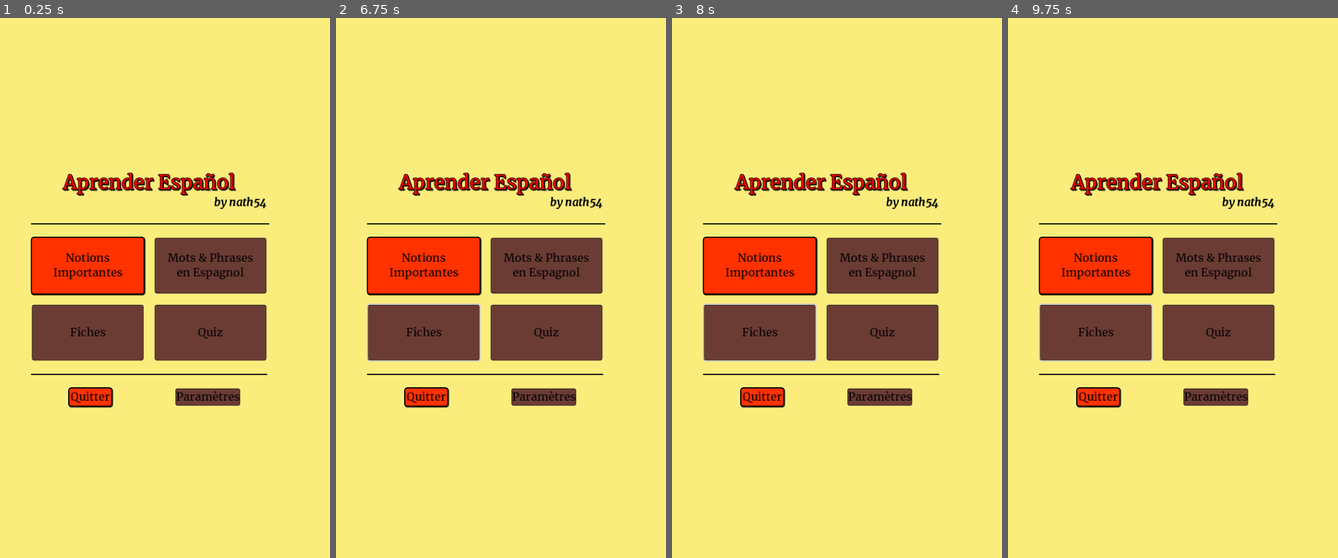
Above: before the commit, frames 1-4 (left to right).
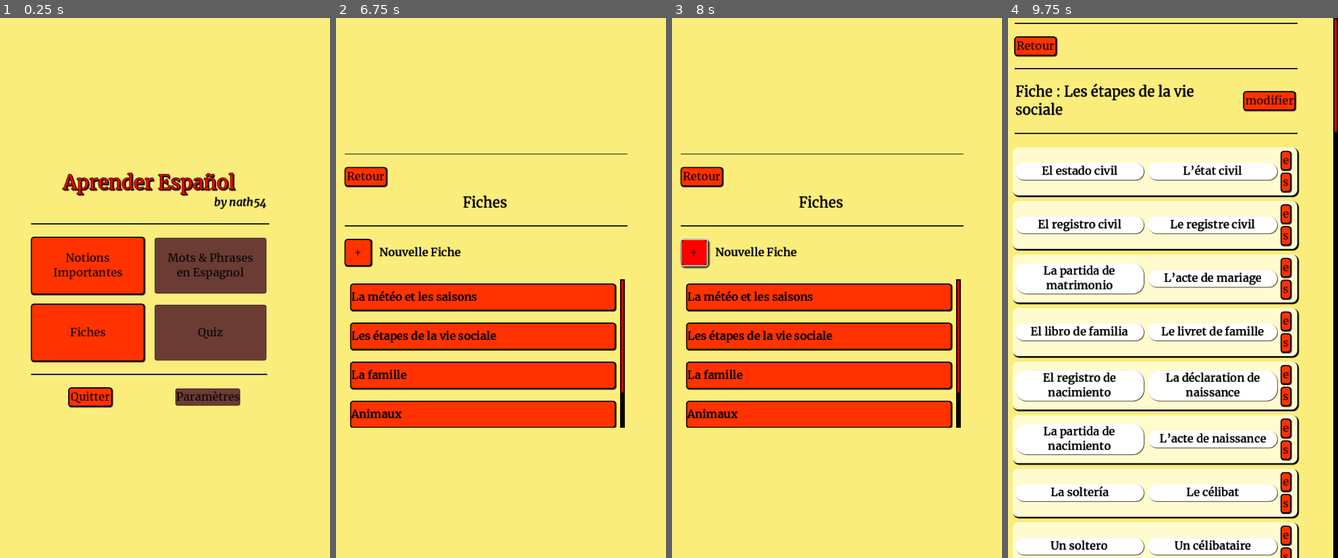
Above: after the commit, the same moments.

Repository: nath54/Aprender_el_espanol
Game: Godot game, scene res://pages/menu_principal/MainMenu.tscn
The game is run twice, just before and just after one commit, with the same random seed, the same clock (stepped at 60 frames per second) and the same inputs.
Inputs (mouse positions are in pixels of both pictures, inside the frame that each line leads up to):
- Up to frame 1 (0.25 s): no input
- Up to frame 2 (6.75 s): click (425, 331) at 0.5 s, where only the run after the commit has a clickable "Fiches"; click (365, 174) at 1.25 s, where only the run after the commit has a clickable "Retour"; click "Notions Importantes" at 2 s; click "Retour" at 2.75 s; click "Notions Importantes" at 3.5 s; click "Conjugaison" at 4.25 s; click "Retour" at 5 s; click "Retour" at 5.75 s; click (425, 331) at 6.5 s, where only the run after the commit has a clickable "Fiches"
- Up to frame 3 (8 s): click (695, 250) at 7.25 s, where only the run after the commit has a clickable "+"
- Up to frame 4 (9.75 s): click (1156, 298) at 8.02 s; click (1034, 45) at 8.75 s, where only the run after the commit has a clickable "Retour"; click (1156, 336) at 9.52 s

The runs differ from the first frame. In frame 1, 3.8% of the frame differs, in the area x 9-45%, y 52-64%; in frame 2, 29%; in frame 3, 29%; in frame 4, 67%, in the area x 1-100%, y 0-100%.

Commit message:
Mise en place des fiches

Diff:
--- a/global/Lib.gd
+++ b/global/Lib.gd
@@ -1,11 +1,23 @@
 extends Node
 
-
-# Called when the node enters the scene tree for the first time.
-func _ready():
-	pass # Replace with function body.
+func list_files_in_directory(path: String) -> Array[String]:
+	var files: Array[String] = [];
+	var dir: DirAccess = DirAccess.open(path);
+	dir.list_dir_begin();
+	#
+	while true:
+		var file: String = dir.get_next();
+		if file == "":
+			break
+		elif not file.begins_with("."):
+			files.append(file);
+	#
+	dir.list_dir_end();
+	#
+	return files;
 
 
-# Called every frame. 'delta' is the elapsed time since the previous frame.
-func _process(delta):
-	pass
+func load_file(path: String) -> Dictionary:
+	var txt: String = FileAccess.get_file_as_string(path)
+	var data: Dictionary = JSON.parse_string(txt)
+	return data;
--- a/pages/TemplatePage.tscn
+++ b/pages/TemplatePage.tscn
@@ -34,6 +34,10 @@
 layout_mode = 2
 theme_override_constants/separation = 15
 
+[node name="HSeparator2" type="HSeparator" parent="ScrollContainer/CenterContainer/VBoxContainer"]
+custom_minimum_size = Vector2(500, 0)
+layout_mode = 2
+
 [node name="HBoxContainer" type="HBoxContainer" parent="ScrollContainer/CenterContainer/VBoxContainer"]
 layout_mode = 2
 
--- /dev/null
+++ b/pages/menu_principal/FichesCustom/EltFiche.gd
@@ -0,0 +1,32 @@
+extends PanelContainer
+class_name EltFiche
+
+@export var words_1: Array = [];
+@export var words_2: Array = [];
+var initialized: bool = false;
+
+var mot_node = preload("res://pages/menu_principal/FichesCustom/Mot.tscn");
+
+func set_words_col(col: VBoxContainer, word_list: Array):
+	# Cleaning
+	for c in col.get_children():
+		c.queue_free();
+	# Colone
+	col.add_child(Vide.new());
+	for w in word_list:
+		var mot: Mot = mot_node.instantiate();
+		mot.mot = w;
+		col.add_child(mot);
+	col.add_child(Vide.new());
+
+
+func _ready():
+	pass
+
+
+func _on_col_1_ready():
+	set_words_col(%Col1, self.words_1);
+
+
+func _on_col_2_ready():
+	set_words_col(%Col2, self.words_2);
--- /dev/null
+++ b/pages/menu_principal/FichesCustom/EltFiche.tscn
@@ -0,0 +1,56 @@
+[gd_scene load_steps=3 format=3 uid="uid://brya431mhbnop"]
+
+[ext_resource type="StyleBox" uid="uid://bj6mcjml42tu4" path="res://res/Theme/fiches/pn_elt_bg.tres" id="1_ifmgj"]
+[ext_resource type="Script" path="res://pages/menu_principal/FichesCustom/EltFiche.gd" id="2_ukrfa"]
+
+[node name="ExElt1" type="PanelContainer"]
+custom_minimum_size = Vector2(50, 50)
+size_flags_vertical = 3
+theme_override_styles/panel = ExtResource("1_ifmgj")
+script = ExtResource("2_ukrfa")
+
+[node name="Elt" type="HBoxContainer" parent="."]
+layout_mode = 2
+theme_override_constants/separation = 8
+
+[node name="Col1" type="VBoxContainer" parent="Elt"]
+unique_name_in_owner = true
+layout_mode = 2
+size_flags_horizontal = 3
+size_flags_vertical = 4
+theme_override_constants/separation = 8
+
+[node name="Col2" type="VBoxContainer" parent="Elt"]
+unique_name_in_owner = true
+layout_mode = 2
+size_flags_horizontal = 3
+size_flags_vertical = 4
+theme_override_constants/separation = 8
+
+[node name="Bts" type="VBoxContainer" parent="Elt"]
+layout_mode = 2
+theme_override_constants/separation = 8
+
+[node name="Vide3" type="Control" parent="Elt/Bts"]
+layout_mode = 2
+
+[node name="Bt_edit" type="Button" parent="Elt/Bts"]
+layout_mode = 2
+size_flags_vertical = 4
+text = "e"
+
+[node name="Bt_supr" type="Button" parent="Elt/Bts"]
+layout_mode = 2
+size_flags_vertical = 4
+text = "s"
+
+[node name="Vide4" type="Control" parent="Elt/Bts"]
+layout_mode = 2
+size_flags_horizontal = 8
+size_flags_stretch_ratio = 0.0
+
+[node name="Vide5" type="Control" parent="Elt"]
+layout_mode = 2
+
+[connection signal="ready" from="Elt/Col1" to="." method="_on_col_1_ready"]
+[connection signal="ready" from="Elt/Col2" to="." method="_on_col_2_ready"]
--- /dev/null
+++ b/pages/menu_principal/FichesCustom/Fiche.gd
@@ -0,0 +1,27 @@
+extends Control
+
+
+var elt_node := preload("res://pages/menu_principal/FichesCustom/EltFiche.tscn");
+
+
+# Called when the node enters the scene tree for the first time.
+func _ready():
+	if Global.ouverture_fiche != "":
+		var data: Dictionary = Lib.load_file(Global.ouverture_fiche);
+		#
+		$ScrollContainer/CenterContainer/Container/HBoxContainer2/Titre.text = "Fiche : "+data["nom"];
+		#
+		for elt in data["elements"]:
+			var wds1: Array = elt[0];
+			var wds2: Array = elt[1];
+			#
+			var eltfiche: EltFiche = elt_node.instantiate();
+			eltfiche.words_1 = wds1;
+			eltfiche.words_2 = wds2;
+			$ScrollContainer/CenterContainer/Container/Container.add_child(eltfiche);
+
+
+
+
+func _on_bt_retour_pressed():
+	get_tree().change_scene_to_file("res://pages/menu_principal/FichesCustom/ListeFiches.tscn");
--- a/pages/menu_principal/FichesCustom/Fiche.tscn
+++ b/pages/menu_principal/FichesCustom/Fiche.tscn
@@ -1,12 +1,15 @@
-[gd_scene format=3 uid="uid://j70883r4l81e"]
+[gd_scene load_steps=2 format=3 uid="uid://j70883r4l81e"]
 
-[node name="NotionsImportantes" type="Control"]
+[ext_resource type="Script" path="res://pages/menu_principal/FichesCustom/Fiche.gd" id="1_rkb5k"]
+
+[node name="Fiche" type="Control"]
 layout_mode = 3
 anchors_preset = 15
 anchor_right = 1.0
 anchor_bottom = 1.0
 grow_horizontal = 2
 grow_vertical = 2
+script = ExtResource("1_rkb5k")
 
 [node name="Panel" type="Panel" parent="."]
 layout_mode = 1
@@ -30,42 +33,56 @@
 size_flags_horizontal = 3
 size_flags_vertical = 3
 
-[node name="VBoxContainer" type="VBoxContainer" parent="ScrollContainer/CenterContainer"]
+[node name="Container" type="VBoxContainer" parent="ScrollContainer/CenterContainer"]
 layout_mode = 2
 theme_override_constants/separation = 15
 
-[node name="HBoxContainer" type="HBoxContainer" parent="ScrollContainer/CenterContainer/VBoxContainer"]
+[node name="HSeparator3" type="HSeparator" parent="ScrollContainer/CenterContainer/Container"]
+custom_minimum_size = Vector2(500, 0)
 layout_mode = 2
 
-[node name="Bt_Retour" type="Button" parent="ScrollContainer/CenterContainer/VBoxContainer/HBoxContainer"]
+[node name="HBoxContainer" type="HBoxContainer" parent="ScrollContainer/CenterContainer/Container"]
+layout_mode = 2
+
+[node name="Bt_Retour" type="Button" parent="ScrollContainer/CenterContainer/Container/HBoxContainer"]
 layout_mode = 2
 text = "Retour"
 
-[node name="HSeparator2" type="HSeparator" parent="ScrollContainer/CenterContainer/VBoxContainer"]
+[node name="HSeparator2" type="HSeparator" parent="ScrollContainer/CenterContainer/Container"]
 custom_minimum_size = Vector2(500, 0)
 layout_mode = 2
 
-[node name="HBoxContainer2" type="HBoxContainer" parent="ScrollContainer/CenterContainer/VBoxContainer"]
+[node name="HBoxContainer2" type="HBoxContainer" parent="ScrollContainer/CenterContainer/Container"]
 layout_mode = 2
 
-[node name="Titre" type="Label" parent="ScrollContainer/CenterContainer/VBoxContainer/HBoxContainer2"]
+[node name="Titre" type="Label" parent="ScrollContainer/CenterContainer/Container/HBoxContainer2"]
 layout_mode = 2
 size_flags_horizontal = 3
 theme_override_font_sizes/font_size = 25
 text = "Fiche"
-horizontal_alignment = 1
 vertical_alignment = 1
+autowrap_mode = 2
 
-[node name="VSeparator" type="VSeparator" parent="ScrollContainer/CenterContainer/VBoxContainer/HBoxContainer2"]
+[node name="VSeparator" type="VSeparator" parent="ScrollContainer/CenterContainer/Container/HBoxContainer2"]
 modulate = Color(1, 1, 1, 0)
 layout_mode = 2
-size_flags_horizontal = 3
 size_flags_stretch_ratio = 2.0
 
-[node name="Bt_Retour" type="Button" parent="ScrollContainer/CenterContainer/VBoxContainer/HBoxContainer2"]
+[node name="Bt_Retour" type="Button" parent="ScrollContainer/CenterContainer/Container/HBoxContainer2"]
 layout_mode = 2
+size_flags_vertical = 4
 text = "modifier"
 
-[node name="HSeparator" type="HSeparator" parent="ScrollContainer/CenterContainer/VBoxContainer"]
+[node name="HSeparator" type="HSeparator" parent="ScrollContainer/CenterContainer/Container"]
 custom_minimum_size = Vector2(500, 0)
 layout_mode = 2
+
+[node name="Container" type="VBoxContainer" parent="ScrollContainer/CenterContainer/Container"]
+layout_mode = 2
+theme_override_constants/separation = 10
+
+[node name="HSeparator4" type="HSeparator" parent="ScrollContainer/CenterContainer/Container"]
+custom_minimum_size = Vector2(500, 0)
+layout_mode = 2
+
+[connection signal="pressed" from="ScrollContainer/CenterContainer/Container/HBoxContainer/Bt_Retour" to="." method="_on_bt_retour_pressed"]
--- a/pages/menu_principal/FichesCustom/ListeFiches.gd
+++ b/pages/menu_principal/FichesCustom/ListeFiches.gd
@@ -1,29 +1,7 @@
 extends Control
 
 const DATA_PATH: String = "res://data/fiches/";
-@onready var ListeFiches = $ScrollContainer/CenterContainer/VBoxContainer/VBoxContainer/ScrollContainer/ListeFiches;
-
-func list_files_in_directory(path: String) -> Array[String]:
-	var files: Array[String] = [];
-	var dir: DirAccess = DirAccess.open(path);
-	dir.list_dir_begin();
-	#
-	while true:
-		var file: String = dir.get_next();
-		if file == "":
-			break
-		elif not file.begins_with("."):
-			files.append(file);
-	#
-	dir.list_dir_end();
-	#
-	return files;
-
-
-func load_file(path: String):
-	var txt: String = FileAccess.get_file_as_string(path)
-	var data = JSON.parse_string(txt)
-	return data;
+@onready var ListeFiches = $ScrollContainer/CenterContainer/VBoxContainer/VBoxContainer/ScrollContainer/MarginContainer/ListeFiches;
 
 func _on_bt_retour_pressed():
 	get_tree().change_scene_to_file("res://pages/menu_principal/MainMenu.tscn");
@@ -36,7 +14,7 @@
 	hbc.add_child(lbl);
 	mbt.add_child(hbc);
 	#
-	mbt.set_custom_minimum_size(Vector2(500, 45));
+	mbt.set_custom_minimum_size(Vector2(350, 45));
 	hbc.set_anchors_preset(PRESET_FULL_RECT);
 	lbl.text = f_name;
 	#
@@ -54,7 +32,7 @@
 
 func _ready():
 	#
-	for fp in list_files_in_directory(DATA_PATH):
+	for fp in Lib.list_files_in_directory(DATA_PATH):
 		if fp.ends_with(".json"):
-			var data = load_file(DATA_PATH+fp);
+			var data = Lib.load_file(DATA_PATH+fp);
 			add_fiche_button(data["nom"], DATA_PATH+fp);
--- a/pages/menu_principal/FichesCustom/ListeFiches.tscn
+++ b/pages/menu_principal/FichesCustom/ListeFiches.tscn
@@ -37,6 +37,10 @@
 custom_minimum_size = Vector2(0, 500)
 layout_mode = 2
 theme_override_constants/separation = 15
+
+[node name="HSeparator2" type="HSeparator" parent="ScrollContainer/CenterContainer/VBoxContainer"]
+custom_minimum_size = Vector2(500, 0)
+layout_mode = 2
 
 [node name="HBoxContainer" type="HBoxContainer" parent="ScrollContainer/CenterContainer/VBoxContainer"]
 layout_mode = 2
@@ -97,18 +101,27 @@
 layout_mode = 2
 size_flags_vertical = 3
 
-[node name="ListeFiches" type="VBoxContainer" parent="ScrollContainer/CenterContainer/VBoxContainer/VBoxContainer/ScrollContainer"]
-custom_minimum_size = Vector2(0, 300)
+[node name="MarginContainer" type="MarginContainer" parent="ScrollContainer/CenterContainer/VBoxContainer/VBoxContainer/ScrollContainer"]
+layout_mode = 2
+size_flags_horizontal = 3
+size_flags_vertical = 3
+theme_override_constants/margin_left = 10
+theme_override_constants/margin_top = 10
+theme_override_constants/margin_right = 10
+theme_override_constants/margin_bottom = 10
+
+[node name="ListeFiches" type="VBoxContainer" parent="ScrollContainer/CenterContainer/VBoxContainer/VBoxContainer/ScrollContainer/MarginContainer"]
+custom_minimum_size = Vector2(0, 200)
 layout_mode = 2
 size_flags_vertical = 3
 theme_override_constants/separation = 25
 
-[node name="ExFiche1" type="Button" parent="ScrollContainer/CenterContainer/VBoxContainer/VBoxContainer/ScrollContainer/ListeFiches"]
+[node name="ExFiche1" type="Button" parent="ScrollContainer/CenterContainer/VBoxContainer/VBoxContainer/ScrollContainer/MarginContainer/ListeFiches"]
 visible = false
-custom_minimum_size = Vector2(500, 45)
+custom_minimum_size = Vector2(350, 45)
 layout_mode = 2
 
-[node name="HBoxContainer" type="HBoxContainer" parent="ScrollContainer/CenterContainer/VBoxContainer/VBoxContainer/ScrollContainer/ListeFiches/ExFiche1"]
+[node name="HBoxContainer" type="HBoxContainer" parent="ScrollContainer/CenterContainer/VBoxContainer/VBoxContainer/ScrollContainer/MarginContainer/ListeFiches/ExFiche1"]
 layout_mode = 1
 anchors_preset = 15
 anchor_right = 1.0
@@ -116,18 +129,18 @@
 grow_horizontal = 2
 grow_vertical = 2
 
-[node name="Label" type="Label" parent="ScrollContainer/CenterContainer/VBoxContainer/VBoxContainer/ScrollContainer/ListeFiches/ExFiche1/HBoxContainer"]
+[node name="Label" type="Label" parent="ScrollContainer/CenterContainer/VBoxContainer/VBoxContainer/ScrollContainer/MarginContainer/ListeFiches/ExFiche1/HBoxContainer"]
 layout_mode = 2
 text = "Fiche interne à l'application"
 horizontal_alignment = 1
 vertical_alignment = 1
 
-[node name="ExFiche2" type="Button" parent="ScrollContainer/CenterContainer/VBoxContainer/VBoxContainer/ScrollContainer/ListeFiches"]
+[node name="ExFiche2" type="Button" parent="ScrollContainer/CenterContainer/VBoxContainer/VBoxContainer/ScrollContainer/MarginContainer/ListeFiches"]
 visible = false
-custom_minimum_size = Vector2(500, 45)
+custom_minimum_size = Vector2(350, 45)
 layout_mode = 2
 
-[node name="HBoxContainer" type="HBoxContainer" parent="ScrollContainer/CenterContainer/VBoxContainer/VBoxContainer/ScrollContainer/ListeFiches/ExFiche2"]
+[node name="HBoxContainer" type="HBoxContainer" parent="ScrollContainer/CenterContainer/VBoxContainer/VBoxContainer/ScrollContainer/MarginContainer/ListeFiches/ExFiche2"]
 layout_mode = 1
 anchors_preset = 15
 anchor_right = 1.0
@@ -135,7 +148,7 @@
 grow_horizontal = 2
 grow_vertical = 2
 
-[node name="Label" type="Label" parent="ScrollContainer/CenterContainer/VBoxContainer/VBoxContainer/ScrollContainer/ListeFiches/ExFiche2/HBoxContainer"]
+[node name="Label" type="Label" parent="ScrollContainer/CenterContainer/VBoxContainer/VBoxContainer/ScrollContainer/MarginContainer/ListeFiches/ExFiche2/HBoxContainer"]
 layout_mode = 2
 text = "Fiche perso"
 horizontal_alignment = 1
--- /dev/null
+++ b/pages/menu_principal/FichesCustom/Mot.gd
@@ -0,0 +1,7 @@
+extends Control
+class_name Mot
+
+@export var mot: String = "";
+
+func _on_texte_ready():
+	$texte.text = mot;
--- /dev/null
+++ b/pages/menu_principal/FichesCustom/Mot.tscn
@@ -0,0 +1,21 @@
+[gd_scene load_steps=3 format=3 uid="uid://bw3h7kr7buvy6"]
+
+[ext_resource type="StyleBox" uid="uid://bvh8uxbgutuvy" path="res://res/Theme/fiches/pn_mot_bg.tres" id="1_ah80h"]
+[ext_resource type="Script" path="res://pages/menu_principal/FichesCustom/Mot.gd" id="1_i4ui2"]
+
+[node name="Mot" type="PanelContainer"]
+custom_minimum_size = Vector2(200, 30)
+size_flags_horizontal = 5
+size_flags_vertical = 4
+theme_override_styles/panel = ExtResource("1_ah80h")
+script = ExtResource("1_i4ui2")
+
+[node name="texte" type="Label" parent="."]
+layout_mode = 2
+size_flags_vertical = 6
+text = "Mot"
+horizontal_alignment = 1
+vertical_alignment = 1
+autowrap_mode = 2
+
+[connection signal="ready" from="texte" to="." method="_on_texte_ready"]
--- /dev/null
+++ b/pages/menu_principal/FichesCustom/Vide.gd
@@ -0,0 +1,2 @@
+extends Control
+class_name Vide
--- /dev/null
+++ b/pages/menu_principal/FichesCustom/Vide.tscn
@@ -0,0 +1,8 @@
+[gd_scene load_steps=2 format=3 uid="uid://biw2qcknjh4x"]
+
+[ext_resource type="Script" path="res://pages/menu_principal/FichesCustom/Vide.gd" id="1_av8sf"]
+
+[node name="Vide" type="Control"]
+layout_mode = 3
+anchors_preset = 0
+script = ExtResource("1_av8sf")
--- a/pages/menu_principal/MainMenu.tscn
+++ b/pages/menu_principal/MainMenu.tscn
@@ -85,7 +85,6 @@
 [node name="Bt_FichesCustoms" type="Button" parent="CenterContainer/VBoxContainer/GridContainer"]
 custom_minimum_size = Vector2(200, 100)
 layout_mode = 2
-disabled = true
 text = "Fiches"
 
 [node name="Bt_Quiz" type="Button" parent="CenterContainer/VBoxContainer/GridContainer"]
--- /dev/null
+++ b/res/Theme/fiches/pn_elt_bg.tres
@@ -0,0 +1,14 @@
+[gd_resource type="StyleBoxFlat" format=3 uid="uid://bj6mcjml42tu4"]
+
+[resource]
+bg_color = Color(1, 0.984314, 0.811765, 1)
+border_color = Color(0.12549, 0.12549, 0.12549, 0.380392)
+corner_radius_top_left = 10
+corner_radius_top_right = 10
+corner_radius_bottom_right = 10
+corner_radius_bottom_left = 10
+expand_margin_left = 5.0
+expand_margin_right = 5.0
+shadow_color = Color(0, 0, 0, 1)
+shadow_size = 2
+shadow_offset = Vector2(2, 2)
--- /dev/null
+++ b/res/Theme/fiches/pn_mot_bg.tres
@@ -0,0 +1,10 @@
+[gd_resource type="StyleBoxFlat" format=3 uid="uid://bvh8uxbgutuvy"]
+
+[resource]
+bg_color = Color(1, 1, 1, 1)
+corner_radius_top_left = 20
+corner_radius_top_right = 20
+corner_radius_bottom_right = 20
+corner_radius_bottom_left = 20
+shadow_size = 1
+shadow_offset = Vector2(1, 1)
